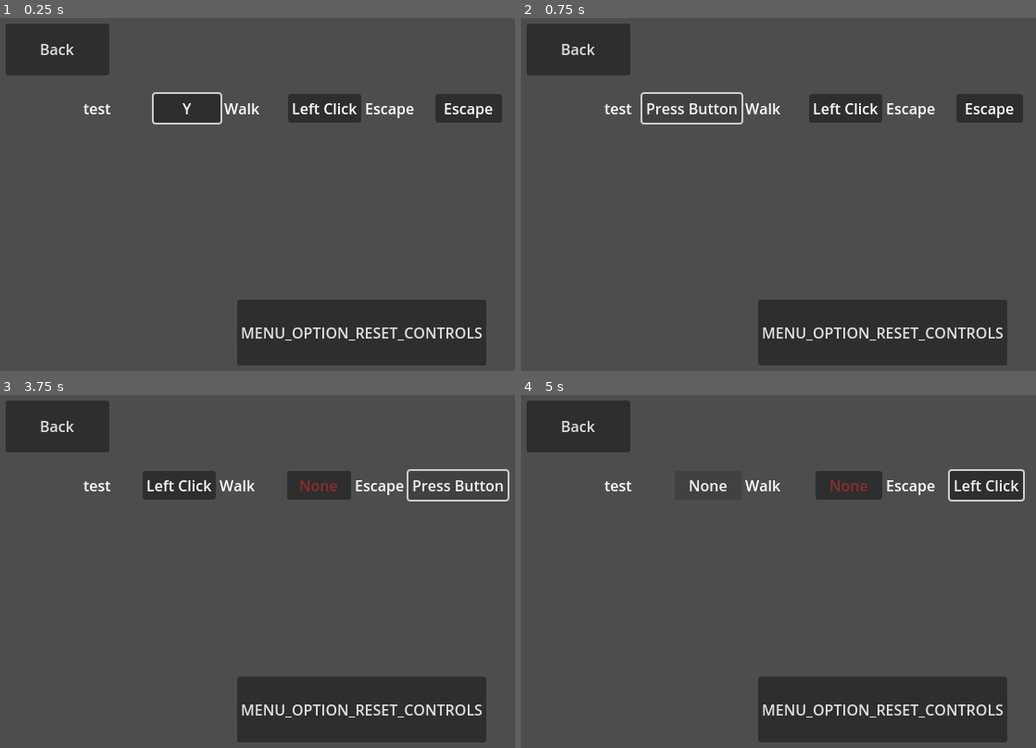
Above: before the commit, frames 1-4 (two rows, left to right).
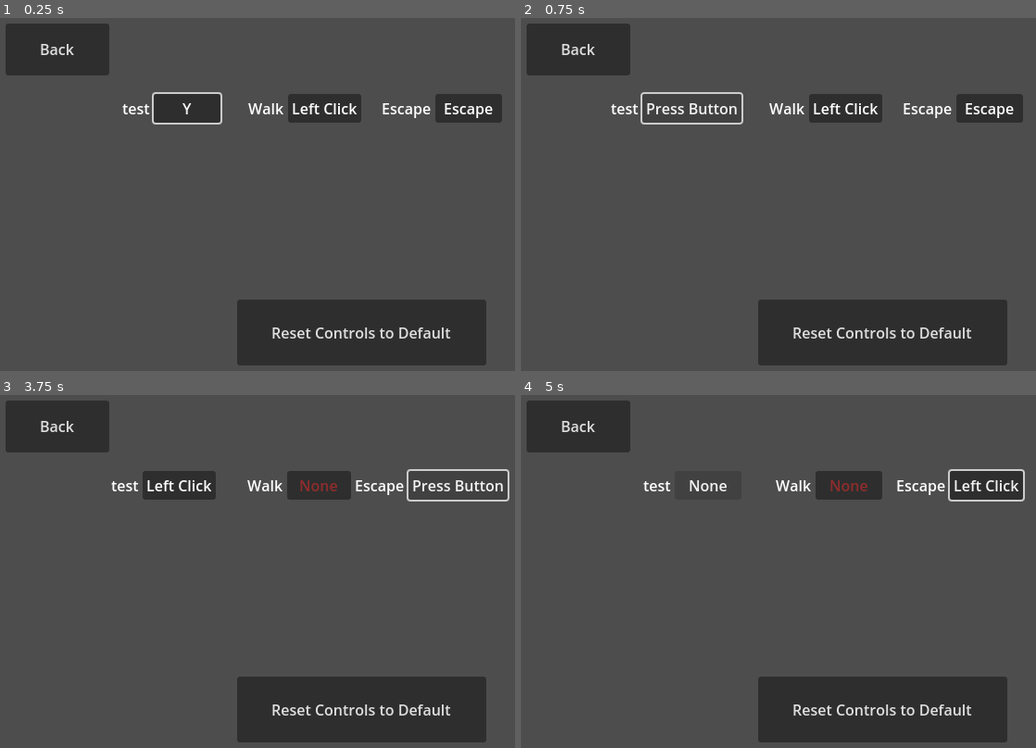
Above: after the commit, the same moments.

Repository: Medow3/godot-base-code
Game: Godot game, scene res://src/ui/main_menu/controls_menu/controls_menu.tscn
Same seed, same stepped clock (60 frames per second), same inputs: the game is played once before the commit and once after it. This scene is started directly instead of the project's main scene.
Inputs:
- Up to frame 1 (0.25 s): no input
- Up to frame 2 (0.75 s): click "Y" at 0.5 s
- Up to frame 3 (3.75 s): click "Press Button" at 1.25 s; click "Left Click" at 2 s; click "None" at 2.75 s; click "Escape" at 3.5 s
- Up to frame 4 (5 s): click "Left Click" at 4.25 s

The runs differ from the first frame. In frame 1, 1.5% of the frame differs, in the area x 16-94%, y 24-92%; in frame 2, 1.4%; in frame 3, 1.3%; in frame 4, 1.5%.

Commit message:
Update todo, localization, and tweak kindbind changer text alignment

Diff:
--- a/src/resources/localization/translation_files/Base-Code-Localization - Base.csv
+++ b/src/resources/localization/translation_files/Base-Code-Localization - Base.csv
@@ -19,6 +19,7 @@
 MENU_OPTION_SCREEN_MODE,Screen Mode,,,,,,,,,,,,,,,,,,,,,,,,,,,
 MENU_OPTION_SCREEN_SHAKE,Screen Shake,,,,,,,,,,,,,,,,,,,,,,,,,,,
 MENU_OPTION_RESET_SETTINGS,Reset Settings to Default,,,,,,,,,,,,,,,,,,,,,,,,,,,
+MENU_OPTION_RESET_CONTROLS,Reset Controls to Default,,,,,,,,,,,,,,,,,,,,,,,,,,,
 MENU_BACK,Back,Retour,Volver,Zurück,Indietro,Voltar,Atrás,Назад,Επιστροφή,Geri,Tilbage,Tilbake,Tillbaka,Terug,Wstecz,Takaisin,戻る,返回,返回,뒤로,Zpět,Vissza,Înapoi,กลับ,Назад,חזרה,الرجوع,Nazad
 MENU_OPTIONS_FULLSCREEN,Fullscreen,Plein écran,Pantalla completa,Vollbild,Schermo intero,Tela cheia,Ecrã inteiro,Во вес …(234 unchanged characters)…
 MENU_OPTIONS_BOARDERLESS_FULLSCREEN,Boarderless Fullscreen,,,,,,,,,,,,,,,,,,,,,,,,,,,
--- a/src/ui/main_menu/controls_menu/keybind_changer.tscn
+++ b/src/ui/main_menu/controls_menu/keybind_changer.tscn
@@ -14,6 +14,7 @@
 layout_mode = 2
 size_flags_horizontal = 7
 mouse_filter = 1
+horizontal_alignment = 2
 
 [node name="Button" type="Button" parent="."]
 layout_mode = 2
Binary file changed: src/resources/localization/translation_files/Base-Code-Localization - Base.ar.translation
Binary file changed: src/resources/localization/translation_files/Base-Code-Localization - Base.bg.translation
Binary file changed: src/resources/localization/translation_files/Base-Code-Localization - Base.bs_BA.translation
Binary file changed: src/resources/localization/translation_files/Base-Code-Localization - Base.cs.translation
Binary file changed: src/resources/localization/translation_files/Base-Code-Localization - Base.da.translation
Binary file changed: src/resources/localization/translation_files/Base-Code-Localization - Base.de.translation
Binary file changed: src/resources/localization/translation_files/Base-Code-Localization - Base.el.translation
Binary file changed: src/resources/localization/translation_files/Base-Code-Localization - Base.en.translation
Binary file changed: src/resources/localization/translation_files/Base-Code-Localization - Base.es.translation
Binary file changed: src/resources/localization/translation_files/Base-Code-Localization - Base.fi.translation
Binary file changed: src/resources/localization/translation_files/Base-Code-Localization - Base.fr.translation
Binary file changed: src/resources/localization/translation_files/Base-Code-Localization - Base.he.translation
(and 17 more such lines)
